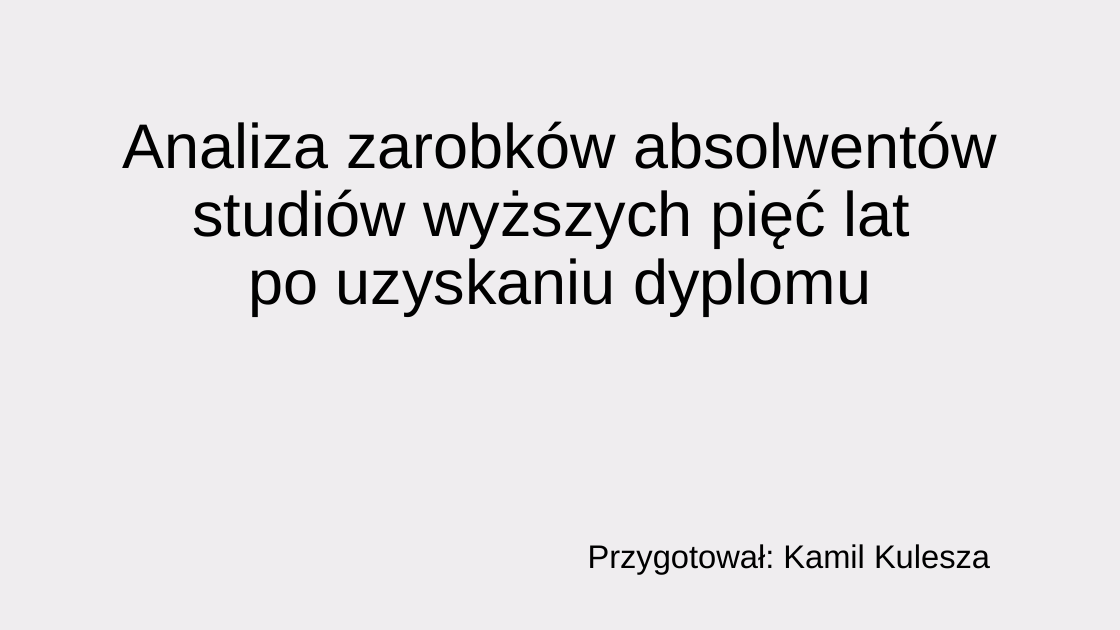
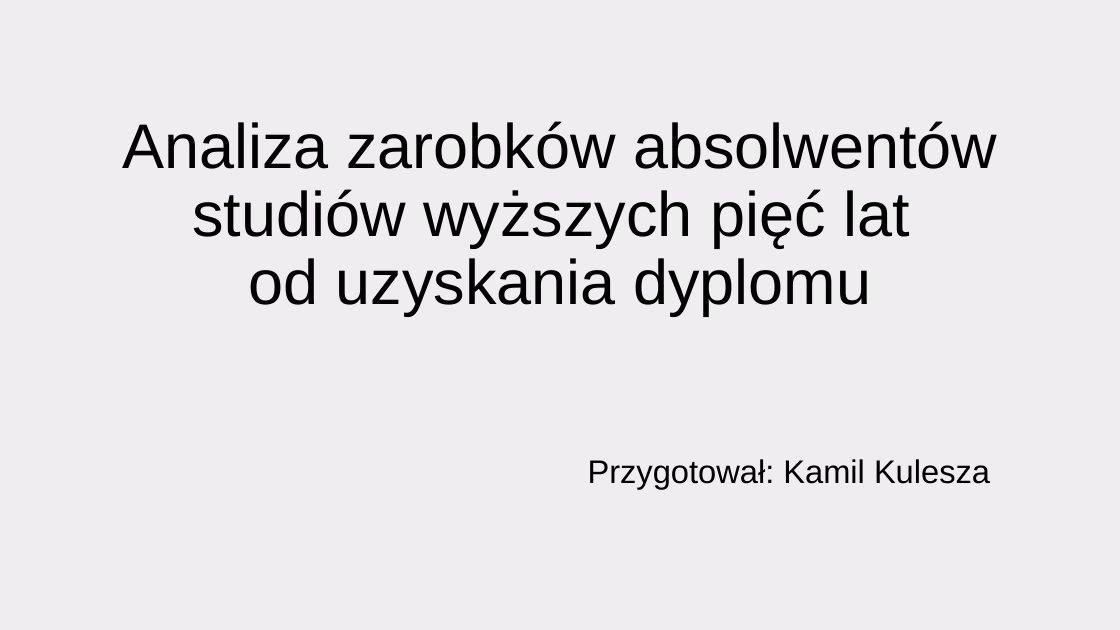
Before and after one commit to CptQuak/CasestudyGraduateEarnings, a slide deck: slide 1 of casestudy.pptx. Drawn at 1120x630 pixels with LibreOffice and Linux fonts; fonts in the diff are those of the drawing. Boxes give left, top, right and bottom in pixels: in the first picture for what was removed or moved away, otherwise in the second. Text is boxed around its words. In the diff, an @@ line names an element or a change of style, - is before the commit and + after.

```diff
--- a/casestudy.pptx
+++ b/casestudy.pptx
@@ title at (x1=122, y1=121, x2=997, y2=316): text changed @@
-Analiza zarobków absolwentów studiów wyższych pięć lat
-po uzyskaniu dyplomu
+Analiza zarobków absolwentów studiów wyższych pięć lat
+od uzyskania dyplomu
@@ subtitle "Przygotował: Kamil Kulesza" moved from (x1=588, y1=544, x2=990, y2=574) to (x1=588, y1=459, x2=990, y2=489) @@
```
Also in this commit, not shown: 2 other slides changed, 16 other files.
